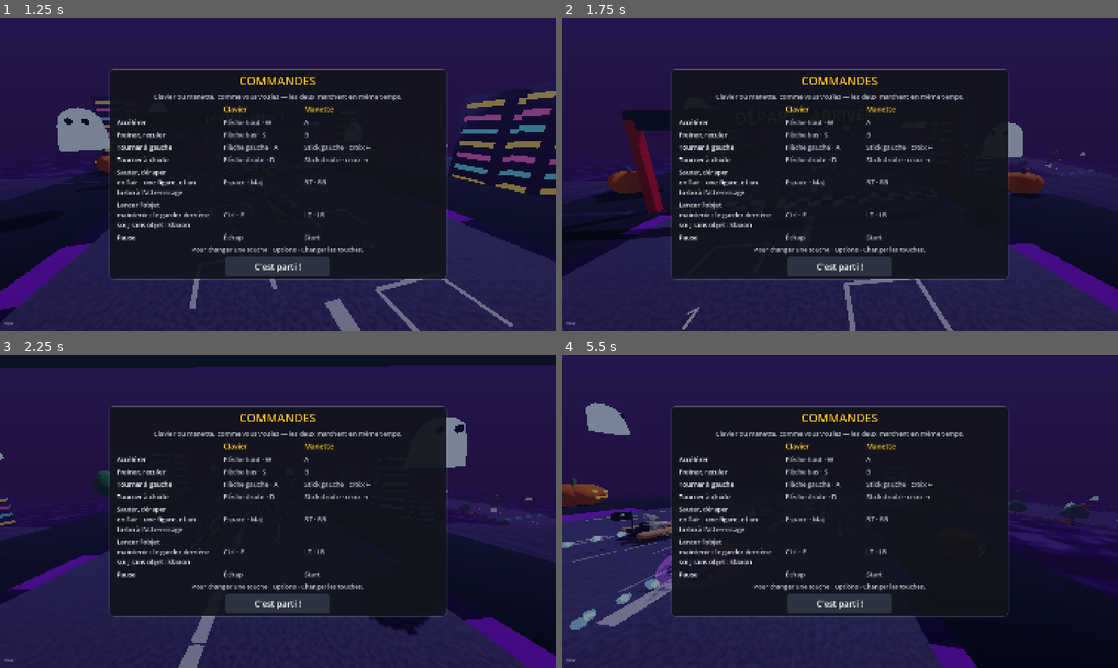
Above: before the commit, frames 1-4 (two rows, left to right).
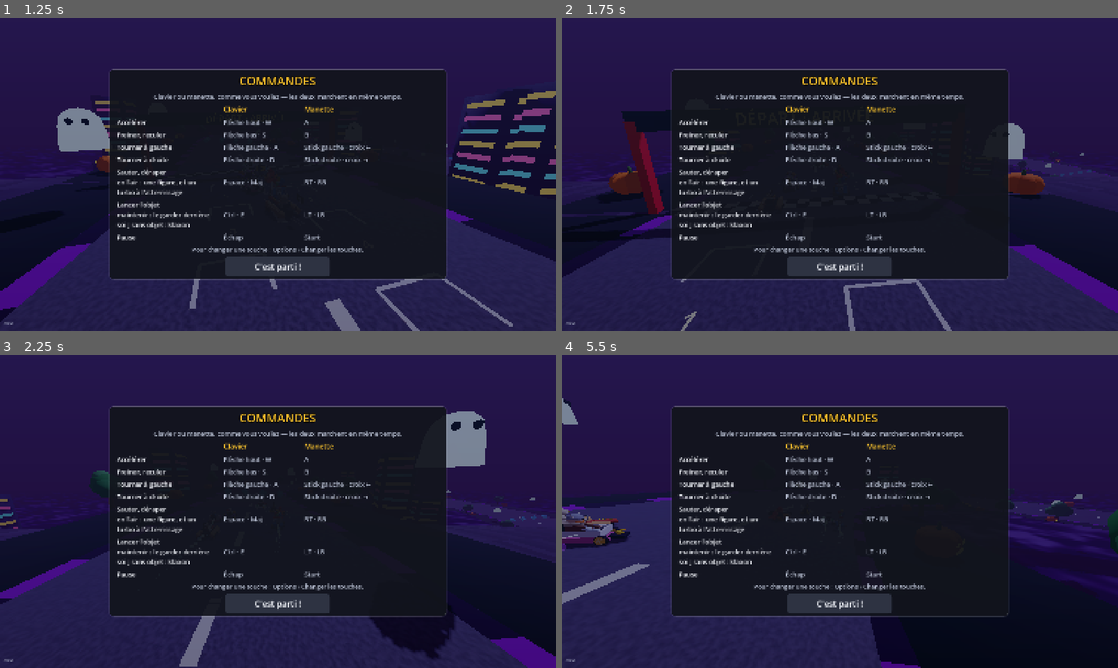
Above: after the commit, the same moments.

Repository: Ajustor/superKart
Game: Godot game, scene res://scenes/ui/main_menu.tscn
The game is run twice, just before and just after one commit, with the same random seed, the same clock (stepped at 60 frames per second) and the same inputs.
Inputs (mouse positions are in pixels of both pictures, inside the frame that each line leads up to):
- Up to frame 1 (1.25 s): tap Enter at 0.5 s; move the mouse to (400, 158) at 0.52 s; hold Right (steer_right) from 0.53 s (still down); hold Space (drift) from 0.53 s (still down); click (400, 158) at 0.67 s
- Up to frame 2 (1.75 s): release Right (steer_right) at 1.25 s; release Space (drift) at 1.25 s; drag from (728, 190) to (812, 237) at 1.27 s
- Up to frame 3 (2.25 s): move the mouse to (333, 442) at 2.02 s; hold Right (steer_right) from 2.03 s (still down); hold Ctrl (use_item) from 2.03 s (still down)
- Up to frame 4 (5.5 s): release Right (steer_right) at 2.75 s; release Ctrl (use_item) at 2.75 s; drag from (812, 574) to (673, 464) at 2.77 s; move the mouse to (1006, 558) at 3.52 s; hold Left (steer_left) 3.53-4.25 s; tap Alt at 3.6 s; drag from (673, 464) to (756, 433) at 4.27 s; move the mouse to (867, 511) at 5.02 s; hold Down (brake) from 5.03 s (still down); tap K at 5.1 s; click (867, 511) at 5.17 s

Frame 1 is identical in both runs. In frame 2, 1.0% of the frame differs, in the area x 0-100%, y 29-100%; in frame 3, 6.4%; in frame 4, 7.8%, in the area x 0-100%, y 13-100%.

Commit message:
Aspiration : turbo de 2 s, et +6 % de vitesse de pointe dans le sillage
Co-Authored-By: Claude Opus 5.5 <noreply@anthropic.com>
Claude-Session: https://claude.ai/code/session_01SoAtoqYHHpSBPNWk4dVZV2

Diff:
--- a/scripts/kart/kart_motor.gd
+++ b/scripts/kart/kart_motor.gd
@@ -26,6 +26,9 @@
 ## passer par une glisse, doit pousser quand même.
 var boost_multiplier: float = 1.0
 var on_offroad: bool = false    ## piloté de l'extérieur par la détection de terrain
+## Dans le sillage d'un autre kart (piloté par RaceSession, voir Aspiration) :
+## la vitesse de pointe monte un peu, sur le bitume et hors turbo.
+var dans_le_sillage: bool = false
 
 ## Adhérence du sol, de 1 (bitume) à près de 0 (verglas). Pilotée de
 ## l'extérieur, comme on_offroad. En deçà de 1, le nez tourne mais la
@@ -138,6 +141,8 @@
 		return base * VITESSE_ETOILE
 	if on_offroad:
 		return base * stats.offroad_speed_multiplier
+	if dans_le_sillage:
+		return base * Aspiration.BONUS_DE_POINTE
 	return base
 
 
@@ -448,6 +453,7 @@
 	# Une remise en piste coûte ses pièces, comme un choc.
 	pieces = maxi(pieces - PIECES_PERDUES, 0)
 	on_offroad = false
+	dans_le_sillage = false
 	adherence = 1.0
 	_sur_glace = false
 	drift_dir = 0
--- a/scripts/race/aspiration.gd
+++ b/scripts/race/aspiration.gd
@@ -28,8 +28,11 @@
 ## Hors du sillage, la jauge se vide deux fois plus vite qu'elle ne se
 ## remplit : on ne la garde pas d'un adversaire à l'autre.
 const DECHARGE := 2.0
+## Dans le sillage, avant même le turbo, la vitesse de pointe monte un peu :
+## on sent tout de suite que coller l'autre paie.
+const BONUS_DE_POINTE := 1.06
 ## Le turbo d'aspiration : plus doux qu'un champignon, assez pour passer.
-const DUREE_TURBO := 5.0
+const DUREE_TURBO := 2.0
 const FORCE_TURBO := 1.25
 
 
--- a/scripts/race/race_session.gd
+++ b/scripts/race/race_session.gd
@@ -392,6 +392,7 @@
 				if Aspiration.dans_le_sillage(positions[i], cap, positions[j], Aspiration.cap(autre.motor.velocity_dir)):
 					aspire = true
 					break
+		kart.motor.dans_le_sillage = aspire
 		var resultat := Aspiration.charger(entree.aspiration, aspire, delta)
 		entree.aspiration = resultat[0]
 		if resultat[1]:
--- a/tests/test_aspiration.gd
+++ b/tests/test_aspiration.gd
@@ -152,3 +152,23 @@
 	session.avancer(session.entries[0], TrackFeature.point(track.track_curve, 42.0, 0.0, 0.4), 1.0 / 60.0)
 	assert_false(karts[0].au_sol)
 	assert_gt(karts[0].motor.boost_timer, 0.0, "un tremplin lance toujours un peu")
+
+
+# --- La vitesse de pointe dans le sillage ---------------------------------------
+
+func test_dans_le_sillage_la_vitesse_de_pointe_monte() -> void:
+	_session()
+	var pointe := karts[0].motor._current_max_speed()
+	_suivre(6.0, 0.0, 0.1)
+	assert_true(karts[0].motor.dans_le_sillage)
+	assert_almost_eq(karts[0].motor._current_max_speed(), pointe * Aspiration.BONUS_DE_POINTE, 0.001)
+	_suivre(6.0, 5.0, 1.0 / 60.0)
+	assert_false(karts[0].motor.dans_le_sillage, "sorti du sillage, le bonus tombe")
+	assert_almost_eq(karts[0].motor._current_max_speed(), pointe, 0.001)
+
+
+func test_le_bonus_ne_survit_pas_a_une_remise_en_piste() -> void:
+	_session()
+	_suivre(6.0, 0.0, 0.1)
+	karts[0].motor.reset(0.0)
+	assert_false(karts[0].motor.dans_le_sillage)
Not shown, changed: docs/modes-de-jeu.md
